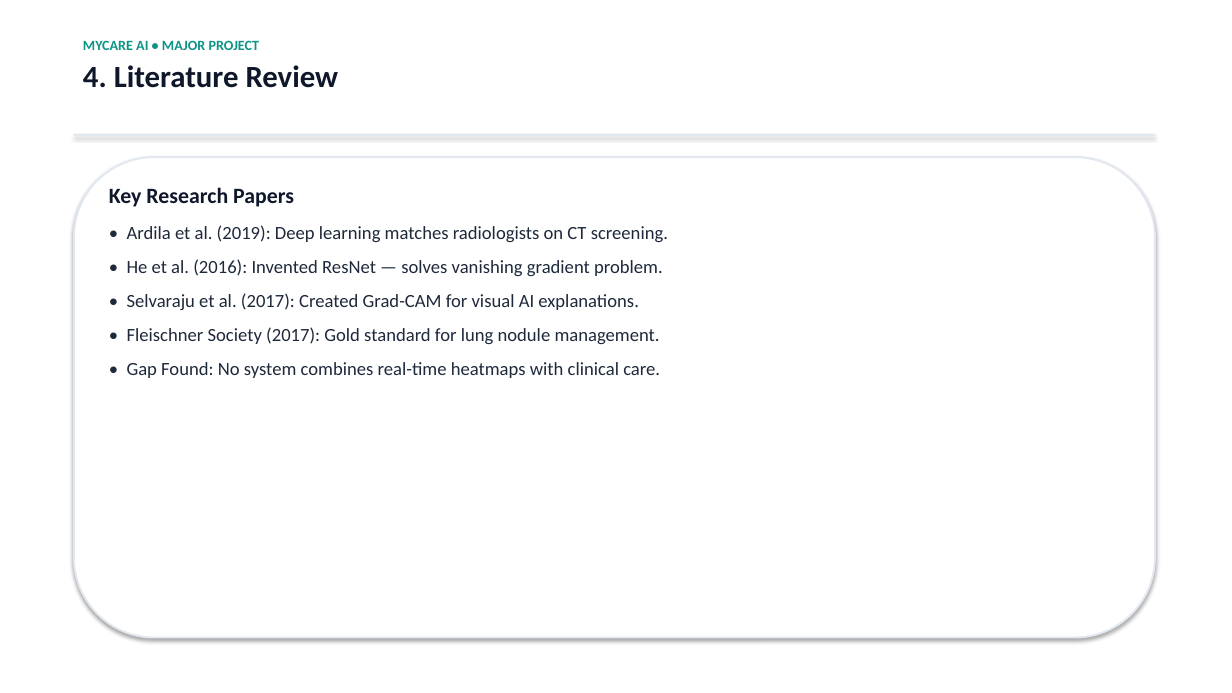
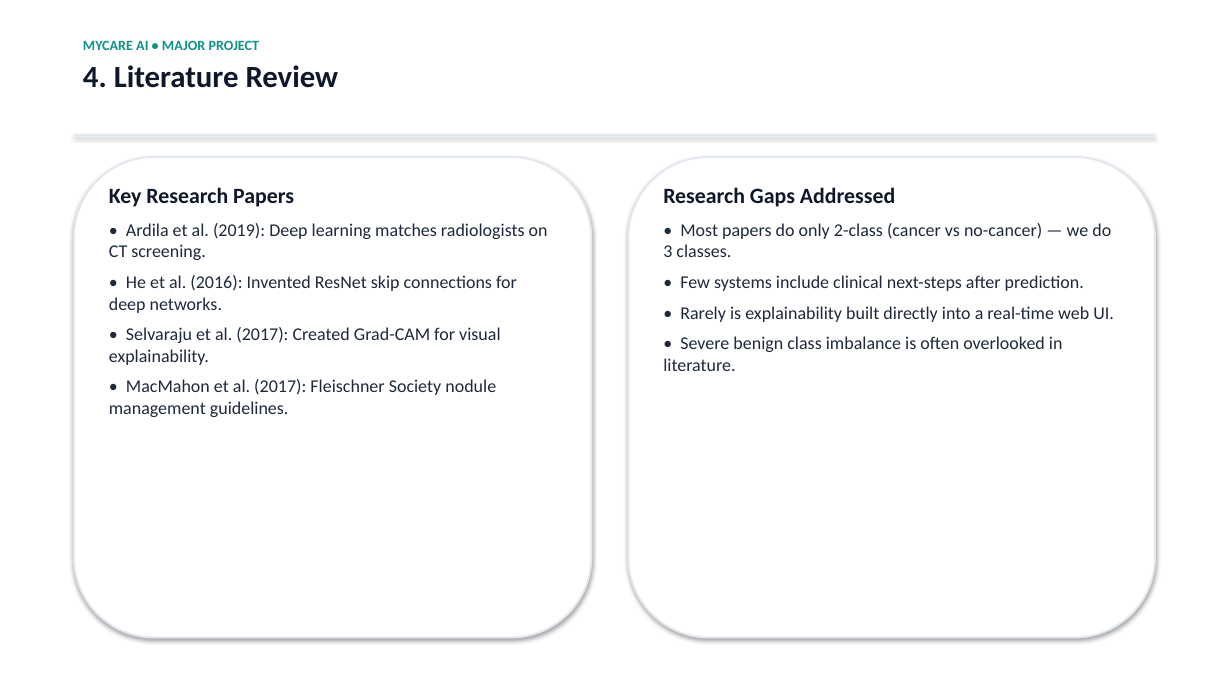
Before and after one commit to vinithram2/MyCare-Lung-Cancer-Detection, a slide deck: slide 5 of Project_Documents/MyCare_Lung_Cancer_Detection_Full.pptx. Drawn at 1232x693 pixels with LibreOffice and Linux fonts; fonts in the diff are those of the drawing. Boxes give left, top, right and bottom in pixels: in the first picture for what was removed or moved away, otherwise in the second. Text is boxed around its words. In the diff, an @@ line names an element or a change of style, - is before the commit and + after.

```diff
--- a/Project_Documents/MyCare_Lung_Cancer_Detection_Full.pptx
+++ b/Project_Documents/MyCare_Lung_Cancer_Detection_Full.pptx
@@ rounded rectangle resized from (x1=74, y1=157, x2=1155, y2=638) to (x1=74, y1=157, x2=592, y2=638) @@
@@ rounded rectangle added at (x1=628, y1=157, x2=1155, y2=638), fill #FFFFFF, outline #E2E8F0 1.5 pt @@
@@ text at (x1=109, y1=187, x2=548, y2=260): size 14.5 to 14 pt in "• Ardila et al. (2019): Deep learning ..."; less space between paragraphs @@
@@ text added at (x1=663, y1=187, x2=1114, y2=322), 14 pt, text #1E293B @@
+Research Gaps Addressed
+• Most papers do only 2-class (cancer vs no-cancer) — we do 3 classes.
+• Few systems include clinical next-steps after prediction.
+• Rarely is explainability built directly into a real-time web UI.
+• Severe benign class imbalance is often overlooked in literature.
@@ text at (x1=109, y1=275, x2=517, y2=417): text changed; size 14.5 to 14 pt @@
-• He et al. (2016): Invented ResNet — solves vanishing gradient problem.
-• Selvaraju et al. (2017): Created Grad-CAM for visual AI explanations.
-• Fleischner Society (2017): Gold standard for lung nodule management.
-• Gap Found: No system combines real-time heatmaps with clinical care.
+• He et al. (2016): Invented ResNet skip connections for deep networks.
+• Selvaraju et al. (2017): Created Grad-CAM for visual explainability.
+• MacMahon et al. (2017): Fleischner Society nodule management guidelines.
```
Also in this commit, not shown: 14 other slides changed, 11 slides added, 13 slides removed, 6 other files.
